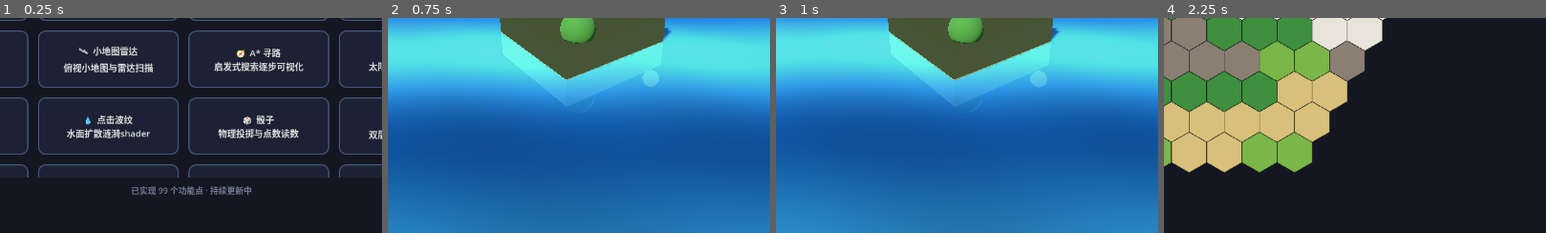
Above: before the commit, frames 1-4 (left to right).
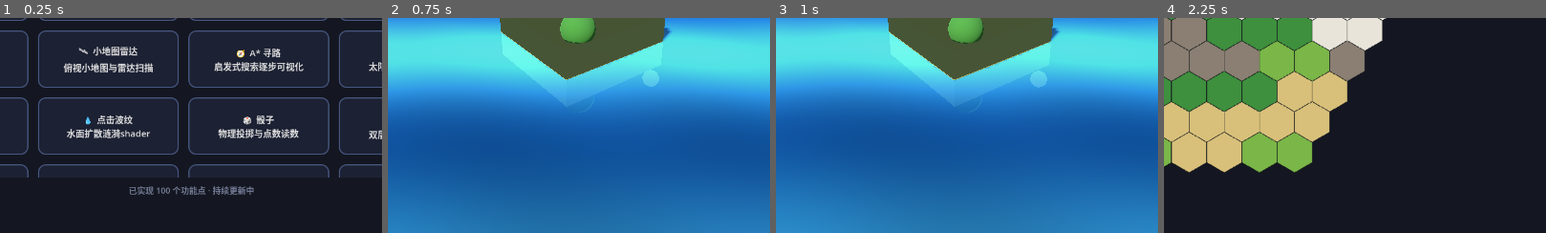
Above: after the commit, the same moments.

Repository: richardkiwilee/pyFramework
Game: Godot game, scene res://scenes/menu.tscn
Same seed, same stepped clock (60 frames per second), same inputs: the game is played once before the commit and once after it.
Inputs:
- Up to frame 1 (0.25 s): no input
- Up to frame 2 (0.75 s): click "🌊 水面倒影 3D 波光水面与镜像倒影" at 0.5 s
- Up to frame 3 (1 s): no input
- Up to frame 4 (2.25 s): click "← 返回主菜单" at 1.25 s; click "⬡ 六边形地图 轴向六边形网格与寻路" at 2 s
The pictures show only the part of the screen within x 25-75%, y 50-100%; the shares and areas given below are measured in that part.

The runs differ from the first frame. In frame 1, 0.7% of the frame differs, in the area x 33-67%, y 78-83%; in frame 2, nothing differs; in frame 3, nothing differs; in frame 4, nothing differs.

Commit message:
ai-discover: 功能100 烟花汇演——编排式烟花+三连齐射+里程碑100庆典
Co-Authored-By: Claude <noreply@anthropic.com>

Diff:
--- /dev/null
+++ b/ai-discover/features/fireworks_show/fireworks_show.gd
@@ -0,0 +1,69 @@
+extends Node2D
+## =============================================================================
+## 烟花汇演 —— 编排式烟花秀庆祝 100 个功能点里程碑
+## =============================================================================
+## · 按排期表自动发射烟花（不同颜色/高度/规模交错绽放）；
+## · 夜空中绘制发光的金色 "100"；
+## · 排期（_tick）为确定性调度，可测试。
+## =============================================================================
+
+const BURST_COLORS: Array[Color] = [
+	Color(1.0, 0.4, 0.45), Color(0.45, 0.8, 1.0), Color(0.45, 1.0, 0.55),
+	Color(1.0, 0.85, 0.35), Color(0.85, 0.5, 1.0),
+]
+
+var _t := 0.0
+var _next_launch := 0.0
+var _launch_count := 0
+var _bursts: Array = []      # {pos, color} 一次性粒子源
+
+@onready var status_label: Label = $CanvasLayer/StatusLabel
+
+
+func _ready() -> void:
+	status_label.text = "🎆 烟花汇演 · 庆祝 100 个功能点！"
+
+
+## 发射一次烟花（供测试与排期）
+func _launch(pos: Vector2) -> void:
+	var p := CPUParticles2D.new()
+	p.amount = 70
+	p.lifetime = 1.6
+	p.one_shot = true
+	p.explosiveness = 1.0
+	p.direction = Vector2(0, -1)
+	p.spread = 180.0
+	p.gravity = Vector2(0, 260)
+	p.initial_velocity_min = 160.0
+	p.initial_velocity_max = 420.0
+	p.scale_amount_min = 1.0
+	p.scale_amount_max = 2.4
+	p.color = BURST_COLORS[randi() % BURST_COLORS.size()]
+	p.position = pos
+	add_child(p)
+	p.restart()
+	_bursts.append(p)
+
+
+func _process(delta: float) -> void:
+	_t += delta
+	if _t >= _next_launch:
+		_next_launch = _t + randf_range(0.5, 1.1)
+		_launch(Vector2(randf_range(200, 1080), randf_range(100, 300)))
+		_launch_count += 1
+		if _launch_count % 5 == 0:
+			# 齐射
+			for i in 3:
+				_launch(Vector2(randf_range(300, 980), randf_range(120, 240)))
+			_launch_count = 0
+	queue_redraw()
+
+
+func _draw() -> void:
+	draw_rect(Rect2(0, 0, 1280, 720), Color(0.02, 0.02, 0.06))
+	# 金色 "100"（发光层叠）
+	var f := ThemeDB.fallback_font
+	for off in [Vector2(0, 6), Vector2(0, -6), Vector2(6, 0), Vector2(-6, 0)]:
+		draw_string(f, Vector2(640, 400) + off - Vector2(0, 0), "100", HORIZONTAL_ALIGNMENT_CENTER, -1, 130, Color(1.0, 0.85, 0.3, 0.15))
+	draw_string(f, Vector2(640, 400), "100", HORIZONTAL_ALIGNMENT_CENTER, -1, 130, Color(1.0, 0.9, 0.4, 0.95))
+	draw_string(f, Vector2(640, 500), "功能点达成", HORIZONTAL_ALIGNMENT_CENTER, -1, 28, Color(0.95, 0.9, 1.0, 0.8))
--- /dev/null
+++ b/ai-discover/features/fireworks_show/fireworks_show.tscn
@@ -0,0 +1,27 @@
+[gd_scene load_steps=3 format=3]
+
+[ext_resource type="Script" path="res://features/fireworks_show/fireworks_show.gd" id="1_main"]
+[ext_resource type="PackedScene" path="res://scenes/back_button.tscn" id="2_back"]
+
+[node name="FireworksShow" type="Node2D"]
+script = ExtResource("1_main")
+
+[node name="BackButton" parent="." instance=ExtResource("2_back")]
+
+[node name="CanvasLayer" type="CanvasLayer" parent="."]
+
+[node name="StatusLabel" type="Label" parent="CanvasLayer"]
+offset_left = 16.0
+offset_top = 16.0
+offset_right = 600.0
+offset_bottom = 52.0
+theme_override_font_sizes/font_size = 18
+text = "🎆 烟花汇演 · 庆祝 100 个功能点！"
+
+[node name="HintLabel" type="Label" parent="CanvasLayer"]
+offset_left = 16.0
+offset_top = 690.0
+offset_right = 1000.0
+offset_bottom = 716.0
+theme_override_font_sizes/font_size = 14
+text = "🎆 编排式烟花自动绽放 · 每 5 发一次三连齐射 · 夜空金色 100 里程碑"
--- a/ai-discover/scripts/menu.gd
+++ b/ai-discover/scripts/menu.gd
@@ -109,6 +109,7 @@
 	{"icon": "⚡", "name": "反应测试", "desc": "绿灯点击测反应时", "scene": "res://features/reaction/reaction.tscn"},
 	{"icon": "🖱", "name": "环形菜单", "desc": "右键呼出饼图菜单", "scene": "res://features/radial_menu/radial_menu.tscn"},
 	{"icon": "🌧", "name": "接雨水", "desc": "经典算法积水可视化", "scene": "res://features/rain_trap/rain_trap.tscn"},
+	{"icon": "🎆", "name": "烟花汇演", "desc": "100功能点里程碑庆典", "scene": "res://features/fireworks_show/fireworks_show.tscn"},
 ]
 
 @onready var grid: GridContainer = $CenterBox/VBox/Scroll/Grid
